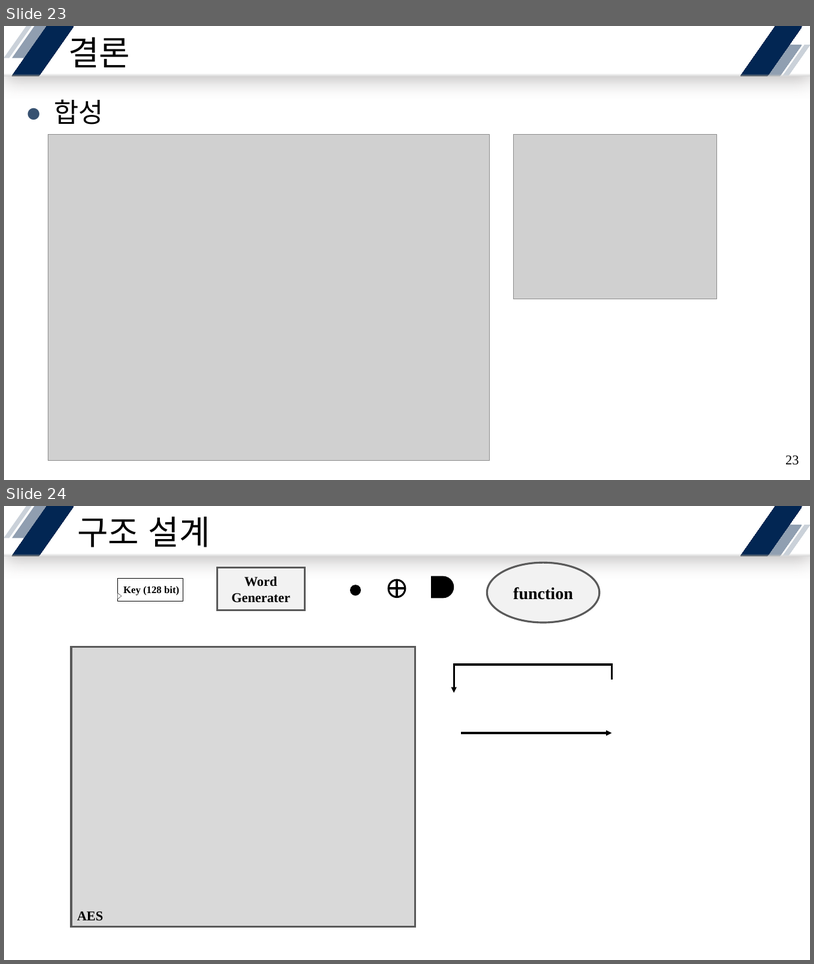
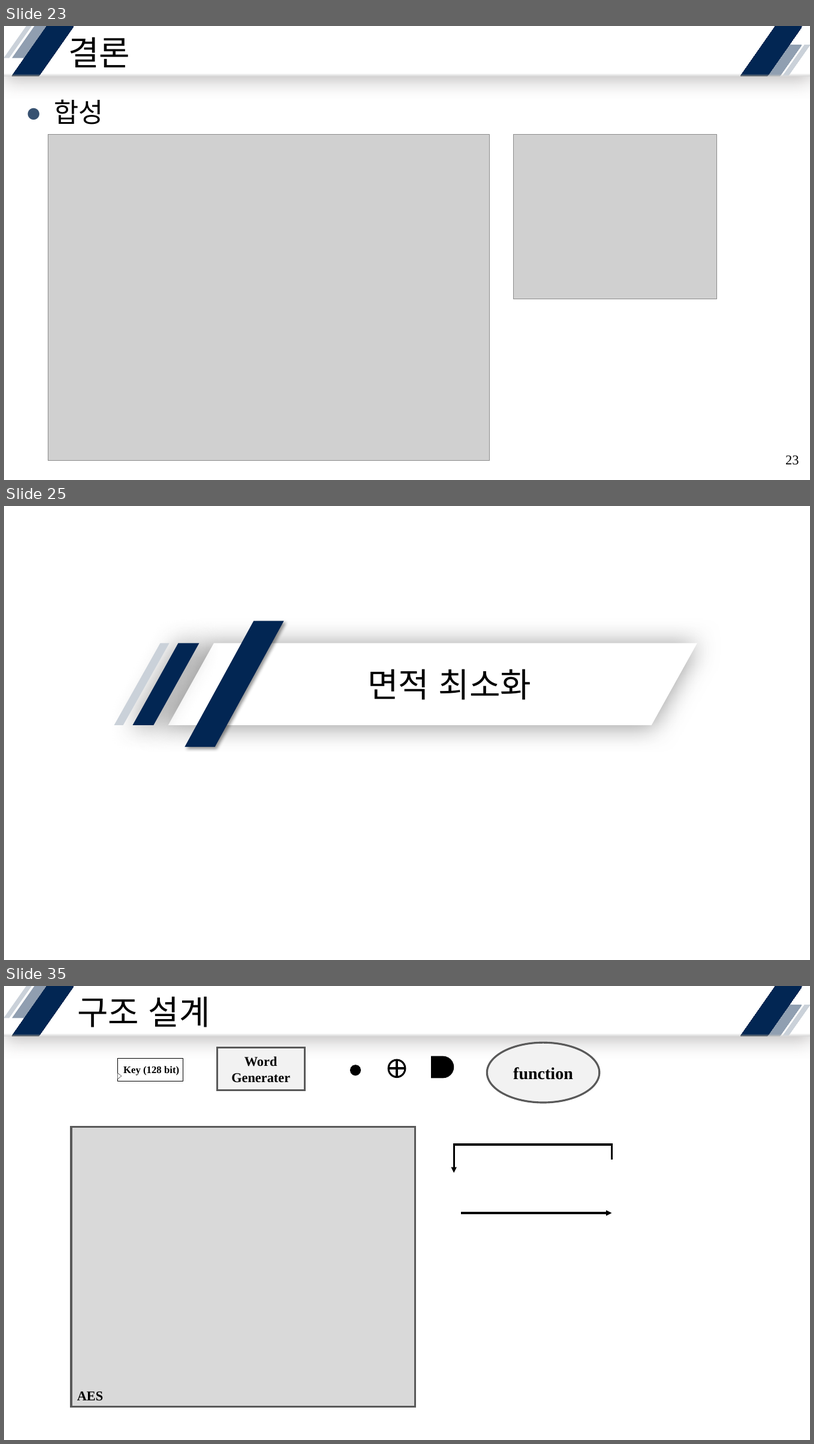
Before and after one commit to yuyu0830/FPGA_AES128, a slide deck: SEED/ref/SEED-128.pptx. Shown one above the other, each under a label of ours: slides 23 and 24 before the commit, slides 23, 25 and 35 after it; the slides between them are not shown. The pictures are 814x964 and 814x1444 pixels, drawn with LibreOffice and Linux fonts; fonts in the diff are those of the drawing; grey boxes stand for pictures. Boxes give left, top, right and bottom in pixels: in the first picture for what was removed or moved away, otherwise in the second. Text is boxed around its words. In the diff, an @@ line names an element or a change of style, - is before the commit and + after.

```diff
--- a/SEED/ref/SEED-128.pptx
+++ b/SEED/ref/SEED-128.pptx
@@ slide 25 added at (x1=4, y1=506, x2=810, y2=960), background #FFFFFF @@
@@ parallelogram added at (x1=185, y1=622, x2=284, y2=747), fill #022653, outline #022552 1 pt @@
@@ parallelogram added at (x1=114, y1=643, x2=169, y2=725), fill #CAD1D9 @@
@@ parallelogram added at (x1=133, y1=643, x2=200, y2=725), fill #022653 @@
@@ parallelogram added at (x1=168, y1=643, x2=698, y2=725), fill #FFFFFF @@
@@ title added at (x1=368, y1=669, x2=531, y2=700), 40 pt, text #000000 @@
+면적 최소화
@@ what was slide 24 is now slide 35 @@
```
Also in this commit, not shown: 1 slide changed, 10 other slides added, 15 other files.
